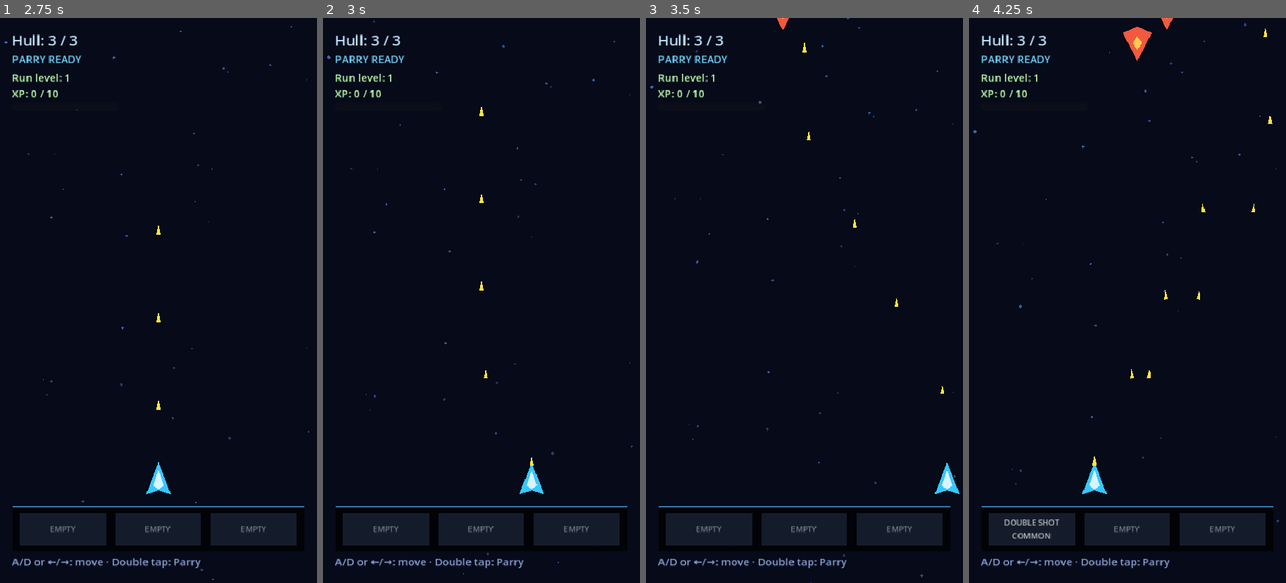
Above: before the commit, frames 1-4 (left to right).
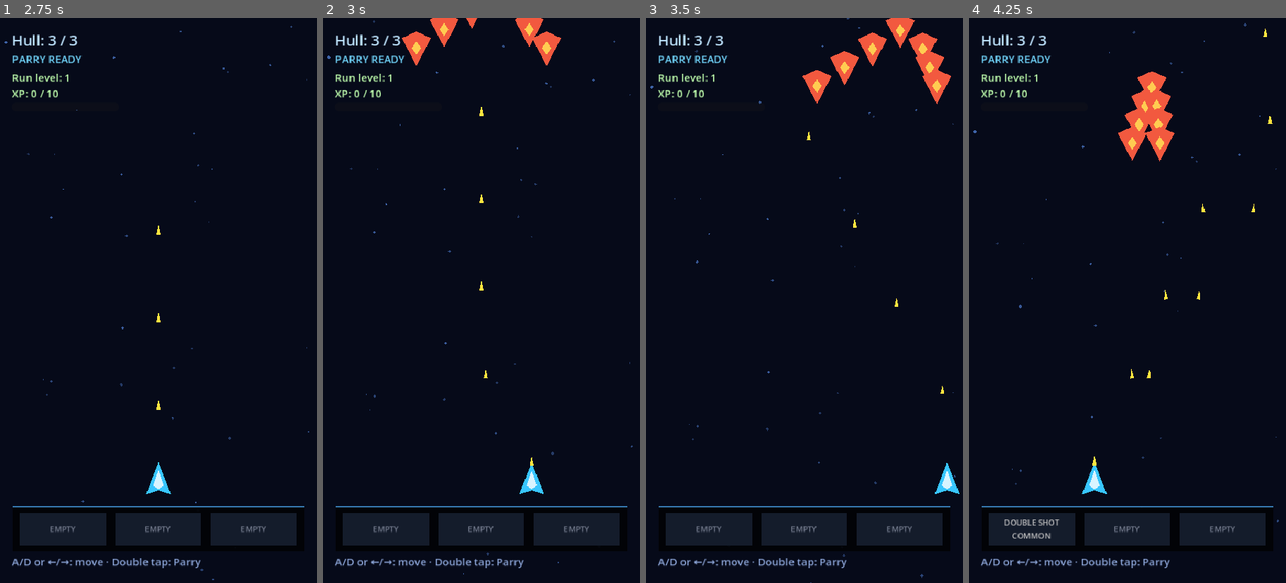
Above: after the commit, the same moments.

Repository: Gonz007/Bullet-Rogue
Game: Godot game, scene res://scenes/MainMenu.tscn
Same seed, same stepped clock (60 frames per second), same inputs: the game is played once before the commit and once after it.
Inputs:
- Up to frame 1 (2.75 s): click "PLAY" at 0.5 s; click "PLAY" at 1.25 s; click "STAGE 1: FIRST CONTACT Learn …" at 2 s
- Up to frame 2 (3 s): tap Enter (ui_accept) at 2.75 s; hold D (move_right) from 2.78 s (still down); tap R at 2.85 s
- Up to frame 3 (3.5 s): keep holding D (move_right); tap Enter (ui_accept) at 3.02 s
- Up to frame 4 (4.25 s): release D (move_right) at 3.53 s; hold A (move_left) from 3.53 s (still down); tap 1 at 3.6 s; tap Enter (ui_accept) at 3.77 s

Frame 1 is identical in both runs. In frame 2, 1.1% of the frame differs, in the area x 24-76%, y 0-9%; in frame 3, 1.9%, in the area x 41-97%, y 0-16%; in frame 4, 1.9%.

Commit message:
feat: add swarm formations and behavioral elites

Diff:
--- /dev/null
+++ b/scenes/enemies/Swarm.tscn
@@ -0,0 +1,21 @@
+[gd_scene load_steps=4 format=3]
+[ext_resource type="Script" path="res://scripts/enemies/chaser.gd" id="1"]
+[ext_resource type="PackedScene" path="res://scenes/CoinPickup.tscn" id="2"]
+[sub_resource type="CircleShape2D" id="1_shape"]
+radius = 12.0
+[node name="Swarm" type="Area2D"]
+collision_layer = 4
+collision_mask = 1
+script = ExtResource("1")
+max_health = 2
+experience_value = 1
+contact_damage = 1
+coin_drop_chance = 0.02
+coin_pickup_scene = ExtResource("2")
+descent_speed = 85.0
+horizontal_speed = 115.0
+[node name="Body" type="Polygon2D" parent="."]
+polygon = PackedVector2Array(0, 15, 13, -10, 0, -15, -13, -10)
+color = Color(0.68, 0.3, 1, 1)
+[node name="CollisionShape2D" type="CollisionShape2D" parent="."]
+shape = SubResource("1_shape")
--- a/scripts/enemy.gd
+++ b/scripts/enemy.gd
@@ -17,6 +17,7 @@
 
 var health := 0
 var _is_defeated := false
+var is_elite := false
 
 
 func _ready() -> void:
@@ -51,6 +52,28 @@
 	return Vector2(random.randf_range(50.0, 430.0), -45.0)
 
 
+func apply_elite() -> void:
+	if is_elite:
+		return
+	is_elite = true
+	max_health = ceili(max_health * 1.5)
+	experience_value *= 2
+	coin_drop_chance = minf(1.0, coin_drop_chance + 0.2)
+	contact_damage += 1
+	scale *= 1.12
+	modulate = Color(1.0, 0.72, 0.18)
+	if self is Chaser:
+		var chaser := self as Chaser
+		chaser.horizontal_speed *= 1.28
+		chaser.descent_speed *= 1.16
+	if self is Shooter:
+		(self as Shooter).fire_interval *= 0.72
+	if self is BurstEnemy:
+		var burst := self as BurstEnemy
+		burst.burst_count += 2
+		burst.burst_interval *= 0.8
+
+
 func _flash_hit(reflected: bool) -> void:
 	modulate = Color(0.4, 0.95, 1.0) if reflected else Color.WHITE
 	var tween := create_tween()
--- a/scripts/spawn_director.gd
+++ b/scripts/spawn_director.gd
@@ -29,8 +29,7 @@
 		return
 	var wave := waves[_wave_index]
 	if _spawned < wave.spawn_count and get_tree().get_nodes_in_group("enemies").size() < max_active_enemies:
-		_spawn_from_wave(wave)
-		_spawned += 1
+		_spawned += _spawn_from_wave(wave)
 		_timer = wave.spawn_interval
 	elif _spawned >= wave.spawn_count:
 		_resting = true
@@ -41,19 +40,53 @@
 	_spawned = 0
 	_timer = 0.5
 
-func _spawn_from_wave(wave: WaveData) -> void:
+func _spawn_from_wave(wave: WaveData) -> int:
 	if wave.enemy_scenes.is_empty():
-		return
+		return 1
+	if wave.formation != WaveData.Formation.NONE and _spawned == 0:
+		_spawn_formation(wave)
+		return wave.spawn_count
 	var scene := wave.enemy_scenes[_random.randi_range(0, wave.enemy_scenes.size() - 1)]
 	var enemy := scene.instantiate() as Enemy
 	if enemy == null:
-		return
+		return 1
 	enemy.global_position = enemy.get_spawn_position(_random)
 	if _random.randf() < wave.elite_chance:
-		enemy.max_health = ceili(enemy.max_health * 1.5)
-		enemy.experience_value *= 2
-		enemy.coin_drop_chance = minf(1.0, enemy.coin_drop_chance + 0.2)
-		enemy.modulate = Color(1.0, 0.75, 0.22)
+		enemy.apply_elite()
+	_add_enemy(enemy)
+	return 1
+
+
+func _spawn_formation(wave: WaveData) -> void:
+	var scene := wave.enemy_scenes[_random.randi_range(0, wave.enemy_scenes.size() - 1)]
+	for index in wave.formation_size:
+		if get_tree().get_nodes_in_group("enemies").size() >= max_active_enemies:
+			break
+		var enemy := scene.instantiate() as Enemy
+		if enemy == null:
+			continue
+		var offset := _formation_offset(wave.formation, index, wave.formation_size)
+		enemy.global_position = Vector2(240.0, -50.0) + offset
+		if _random.randf() < wave.elite_chance:
+			enemy.apply_elite()
+		_add_enemy(enemy)
+
+
+func _formation_offset(formation: WaveData.Formation, index: int, count: int) -> Vector2:
+	var centered := float(index) - float(count - 1) * 0.5
+	match formation:
+		WaveData.Formation.V:
+			return Vector2(centered * 42.0, absf(centered) * 28.0)
+		WaveData.Formation.DIAGONAL:
+			return Vector2(centered * 48.0, centered * 22.0)
+		WaveData.Formation.SERPENT:
+			return Vector2(centered * 45.0, sin(index * 1.5) * 28.0)
+		WaveData.Formation.CIRCLE:
+			return Vector2(90.0, 0.0).rotated(TAU * float(index) / count)
+	return Vector2.ZERO
+
+
+func _add_enemy(enemy: Enemy) -> void:
 	enemy.died.connect(_on_enemy_died)
 	get_parent().add_child(enemy)
 
--- a/scripts/wave_data.gd
+++ b/scripts/wave_data.gd
@@ -1,5 +1,7 @@
 class_name WaveData
 extends Resource
+
+enum Formation { NONE, V, DIAGONAL, SERPENT, CIRCLE }
 
 @export var display_name := "Wave"
 @export var enemy_scenes: Array[PackedScene] = []
@@ -7,3 +9,5 @@
 @export var spawn_interval := 1.2
 @export var rest_after := 2.0
 @export var elite_chance := 0.0
+@export var formation := Formation.NONE
+@export_range(3, 10) var formation_size := 5
--- a/waves/stage1_pursuit.tres
+++ b/waves/stage1_pursuit.tres
@@ -1,14 +1,17 @@
-[gd_resource type="Resource" script_class="WaveData" load_steps=5 format=3]
+[gd_resource type="Resource" script_class="WaveData" load_steps=6 format=3]
 
 [ext_resource type="Script" path="res://scripts/wave_data.gd" id="1_wave"]
 [ext_resource type="PackedScene" path="res://scenes/Chaser.tscn" id="2_chaser"]
 [ext_resource type="PackedScene" path="res://scenes/enemies/FastChaser.tscn" id="3_fast"]
 [ext_resource type="PackedScene" path="res://scenes/enemies/ZigzagChaser.tscn" id="4_zigzag"]
+[ext_resource type="PackedScene" path="res://scenes/enemies/Swarm.tscn" id="5_swarm"]
 
 [resource]
 script = ExtResource("1_wave")
 display_name = "Pursuit"
-enemy_scenes = Array[PackedScene]([ExtResource("2_chaser"), ExtResource("3_fast"), ExtResource("4_zigzag")])
+enemy_scenes = Array[PackedScene]([ExtResource("2_chaser"), ExtResource("3_fast"), ExtResource("4_zigzag"), ExtResource("5_swarm")])
 spawn_count = 7
 spawn_interval = 0.75
 rest_after = 2.0
+formation = 1
+formation_size = 7
